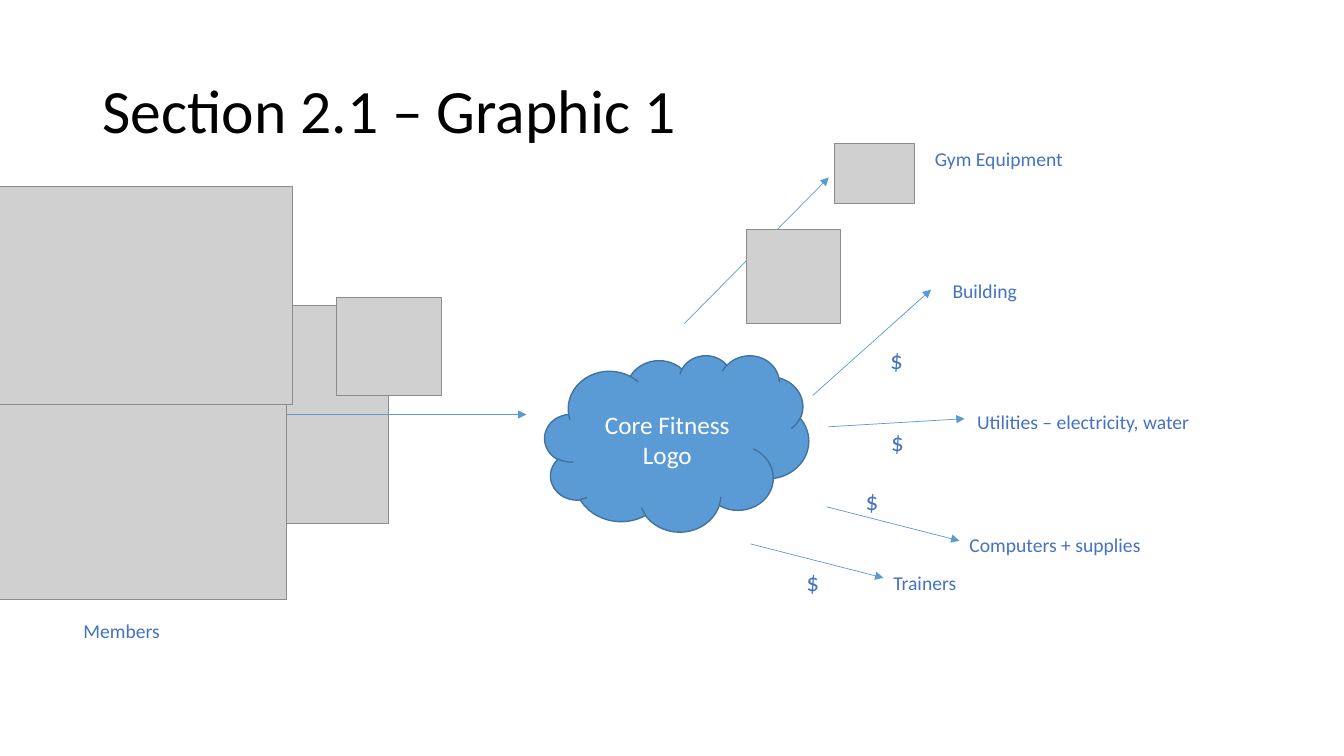
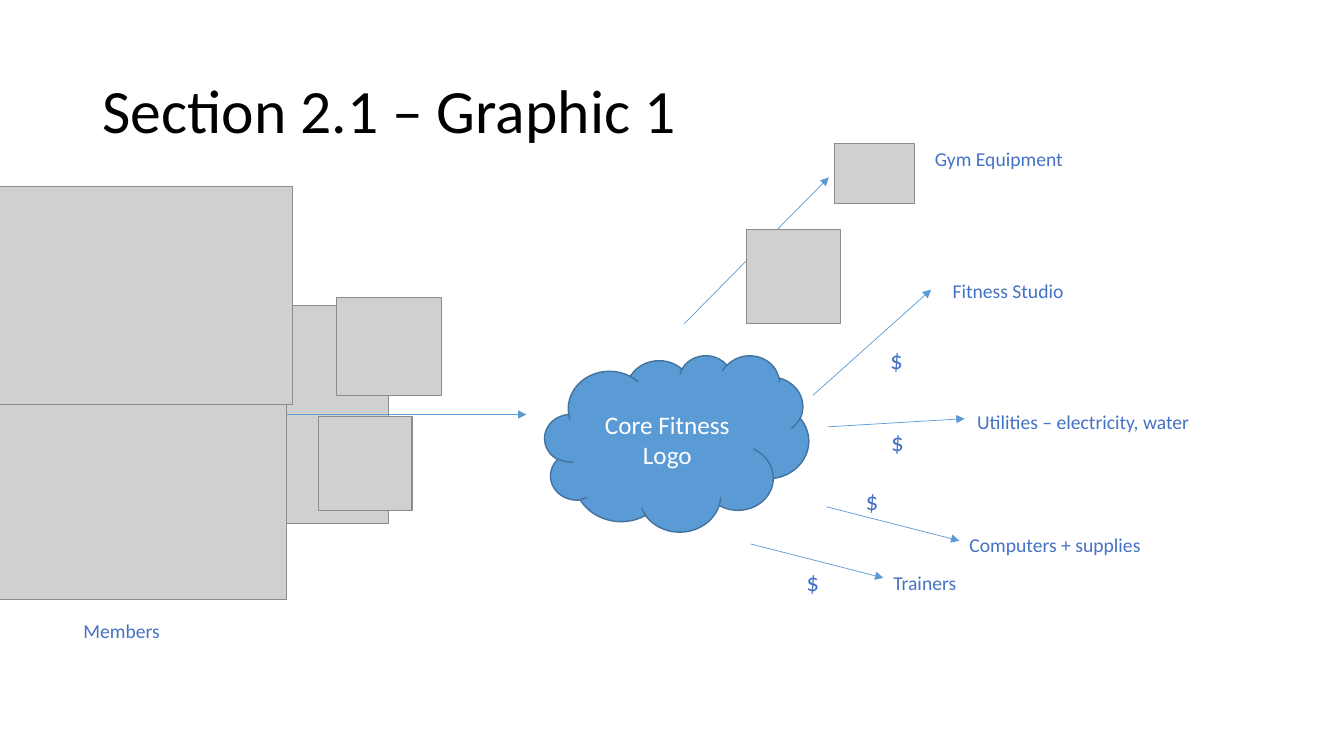
Before and after one commit to leonardodls/product-introduction-financial-accounting, a slide deck: slide 4 of assets/public/Chapter_2_Recording_accounting_transactions/documents/resources/Media/2.1.pptx. Drawn at 1344x756 pixels with LibreOffice and Linux fonts; fonts in the diff are those of the drawing; grey boxes stand for pictures. Boxes give left, top, right and bottom in pixels: in the first picture for what was removed or moved away, otherwise in the second. Text is boxed around its words. In the diff, an @@ line names an element or a change of style, - is before the commit and + after.

```diff
--- a/assets/public/Chapter_2_Recording_accounting_transactions/documents/resources/Media/2.1.pptx
+++ b/assets/public/Chapter_2_Recording_accounting_transactions/documents/resources/Media/2.1.pptx
@@ text at (953, 284, 1063, 298): text changed @@
-Building
+Fitness Studio
@@ picture added at (319, 416, 412, 510) @@
```
Also in this commit, not shown: 11 other files.
